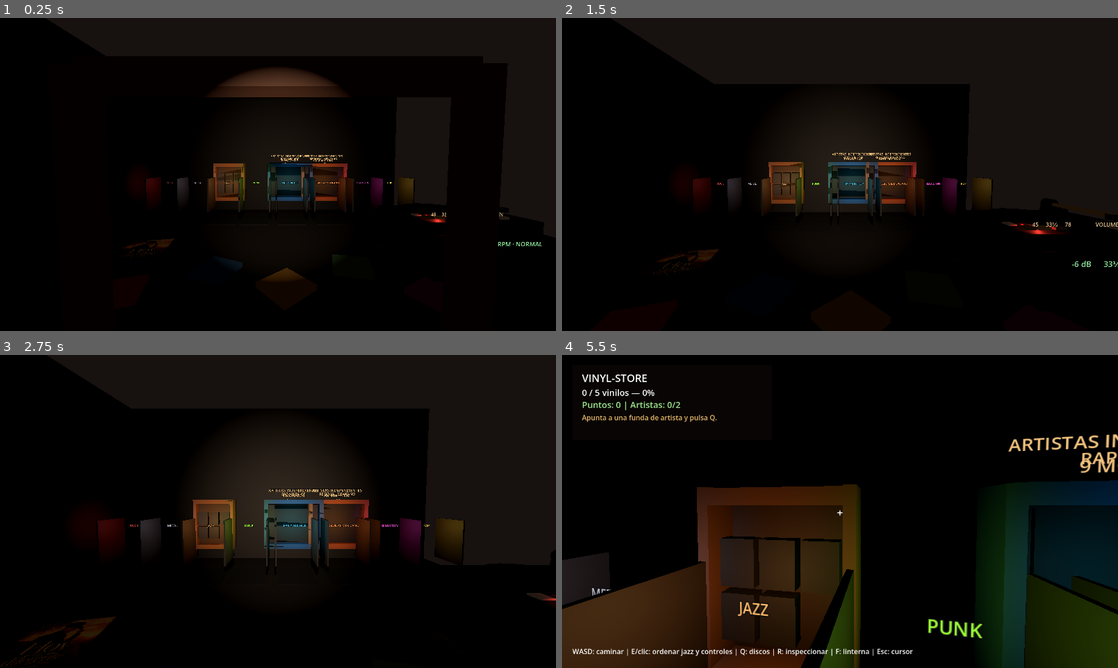
Above: before the commit, frames 1-4 (two rows, left to right).
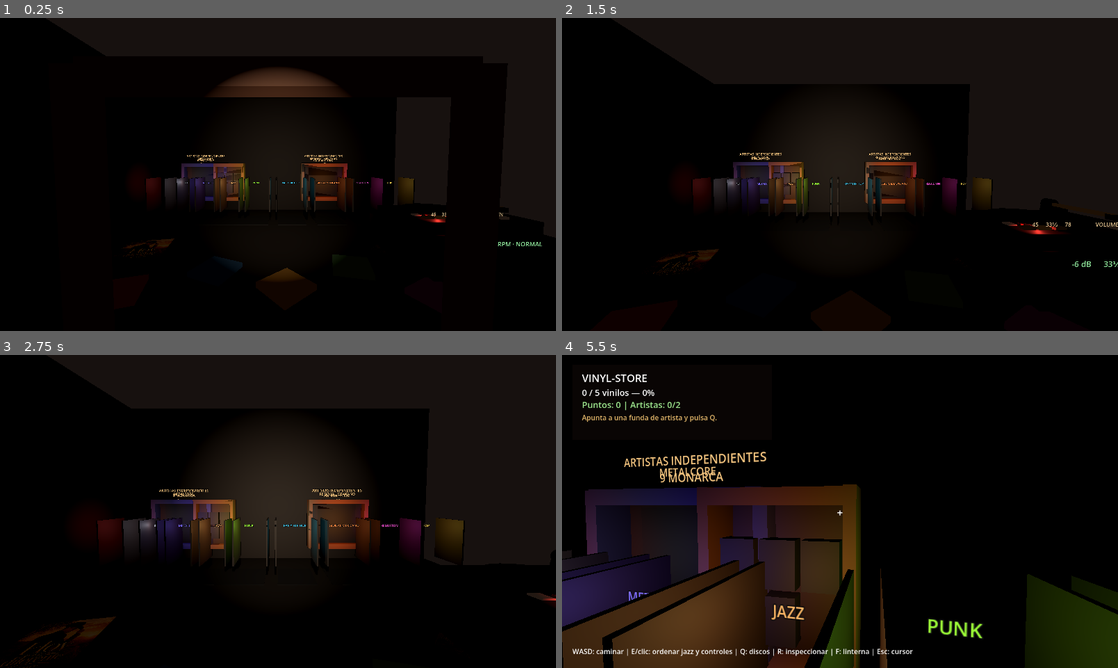
Above: after the commit, the same moments.

Repository: Markinhoo/Vinyl-cafe
Game: Godot game, scene res://main.tscn
Two runs of this game, one before a commit and one after it. Both use one fixed random seed, a clock stepped at 60 frames per second and the inputs below. Sound files missing from this copy of the repository are replaced by a short silence.
Inputs (mouse positions are in pixels of both pictures, inside the frame that each line leads up to):
- Up to frame 1 (0.25 s): no input
- Up to frame 2 (1.5 s): tap Enter at 0.5 s; move the mouse to (867, 174) at 0.52 s; hold W from 0.53 s (still down); tap E at 0.6 s; click (867, 174) at 0.67 s; move the mouse to (812, 174) at 1.27 s; tap F at 1.35 s
- Up to frame 3 (2.75 s): keep holding W; move the mouse to (289, 505) at 2.02 s; tap Q at 2.1 s
- Up to frame 4 (5.5 s): keep holding W; move the mouse to (834, 517) at 2.77 s; tap one key every 0.75 s from 2.85 s: R E F Q; click (834, 517) at 2.92 s; move the mouse to (878, 514) at 3.52 s; move the mouse to (795, 508) at 4.27 s; move the mouse to (845, 511) at 5.02 s; click (845, 511) at 5.17 s

The runs differ from the first frame. In frame 1, 1.5% of the frame differs, in the area x 29-57%, y 43-62%; in frame 2, 1.8%; in frame 3, 2.6%; in frame 4, 20%, in the area x 0-100%, y 25-100%.

Commit message:
Add metalcore room for 9 Monarca

Diff:
--- a/scripts/main.gd
+++ b/scripts/main.gd
@@ -43,10 +43,10 @@
 var turntable_artist_id := -1
 var artist_titles: Array[String] = ["Hoy es diferente", "Abyss 404"]
 var artist_names: Array[String] = ["Abraham HDZ", "9 MONARCA"]
-var artist_genres: Array[String] = ["Regional mexicano", "Rap y Hip Hop"]
+var artist_genres: Array[String] = ["Regional mexicano", "Metalcore"]
 var artist_audio_paths: Array[String] = ["res://assets/audio/hoy_es_diferente.mp3", "res://assets/audio/promesa_perdida.mp3"]
 var artist_cover_paths: Array[String] = ["res://assets/covers/hoy_es_diferente.png", "res://assets/covers/promesa_perdida.jpeg"]
-var artist_shelf_positions: Array[Vector3] = [Vector3(2.10, 1.55, -3.28), Vector3(0.55, 1.55, -3.28)]
+var artist_shelf_positions: Array[Vector3] = [Vector3(2.10, 1.55, -3.28), Vector3(-3.35, 1.55, -3.28)]
 var artist_floor_positions: Array[Vector3] = [Vector3(-3.55, 0.08, 0.85), Vector3(3.25, 0.08, 0.95)]
 var amp_volume_db := -6.0
 var rpm_mode := 1
@@ -193,8 +193,9 @@
 
 	# Cuartos/secciones por género con letreros neón.
 	create_genre_room("ROCK", Vector3(-4.7, 1.55, -2.65), Color("d43c3c"))
-	create_genre_room("METAL", Vector3(-3.45, 1.55, -2.65), Color("b7b7c8"))
-	create_genre_room("JAZZ", Vector3(-2.20, 1.55, -2.65), Color("ffb866"))
+	create_genre_room("METAL", Vector3(-3.95, 1.55, -2.65), Color("b7b7c8"))
+	create_genre_room("METALCORE", Vector3(-2.95, 1.55, -2.65), Color("7e6bff"))
+	create_genre_room("JAZZ", Vector3(-1.95, 1.55, -2.65), Color("ffb866"))
 	create_genre_room("PUNK", Vector3(-0.95, 1.55, -2.65), Color("9dff38"))
 	create_genre_room("RAP Y HIP HOP", Vector3(0.55, 1.55, -2.65), Color("42d7ff"))
 	create_genre_room("REGIONAL MEXICANO", Vector3(2.10, 1.55, -2.65), Color("ff8c42"))
@@ -234,7 +235,7 @@
 
 	# Estantes de artistas por género, separados y pegados a la pared.
 	create_genre_shelf("REGIONAL MEXICANO", artist_shelf_positions[0], Color("7a4023"))
-	create_genre_shelf("RAP Y HIP HOP", artist_shelf_positions[1], Color("253f62"))
+	create_genre_shelf("METALCORE", artist_shelf_positions[1], Color("3b335f"))
 
 	# Lanzamientos de artistas independientes, también tirados en el suelo al inicio.
 	for artist_id in artist_titles.size():
Not shown, changed: README.md
